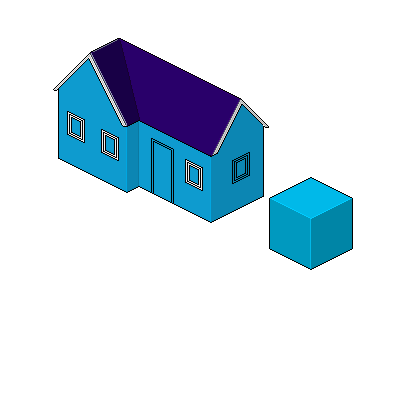
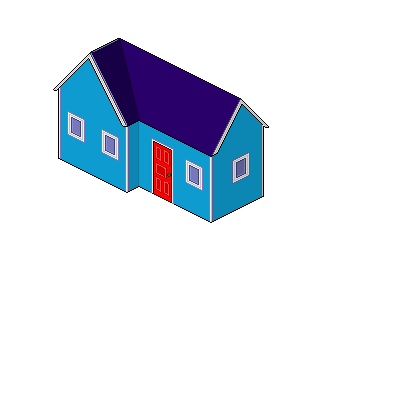
Before/after of a 400 × 400 layered artwork. What changed in the layer stack:
renamed "Слой 5" to "Слой 6", hid it, moved it above "House", painted on it over [59, 87, 263, 222]
renamed "Слой 6 копия" to "House", painted on it over [59, 87, 263, 222]
hid "b" over [269, 177, 353, 270]
hid "Слой 1" over [59, 87, 353, 270]
